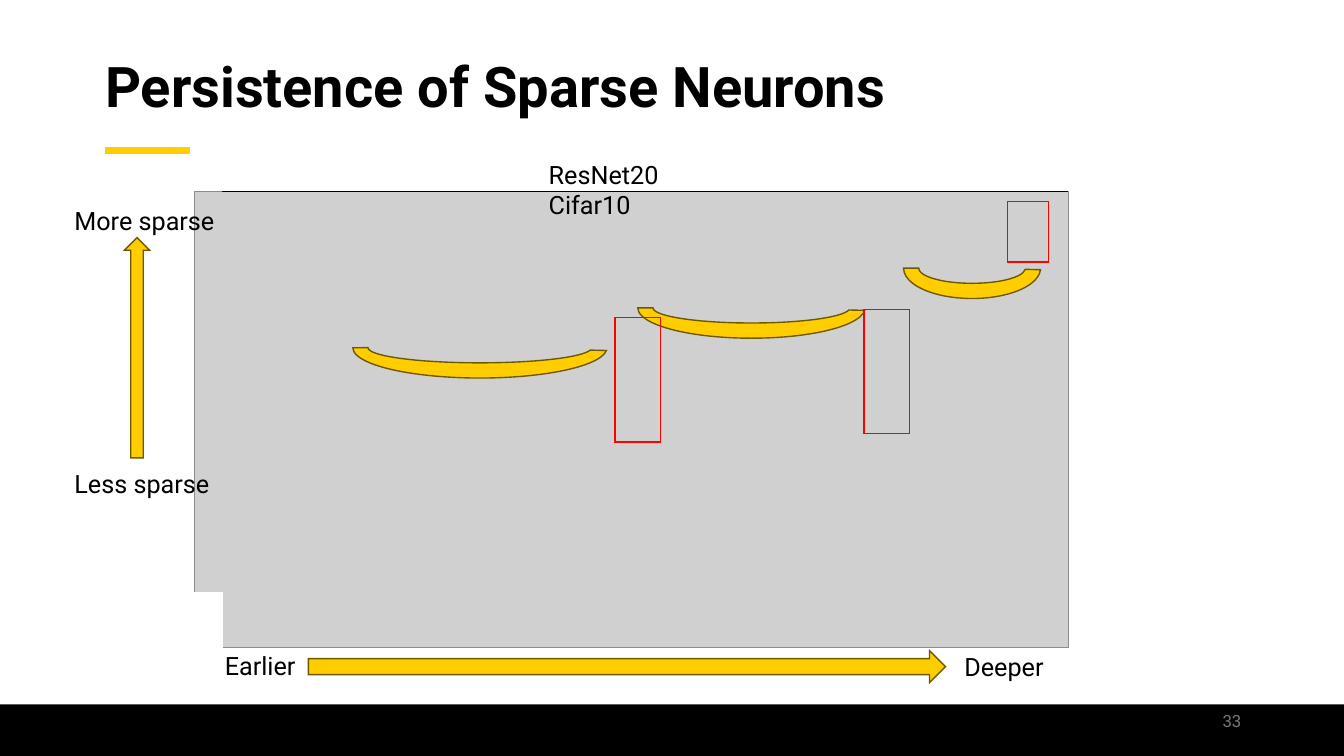
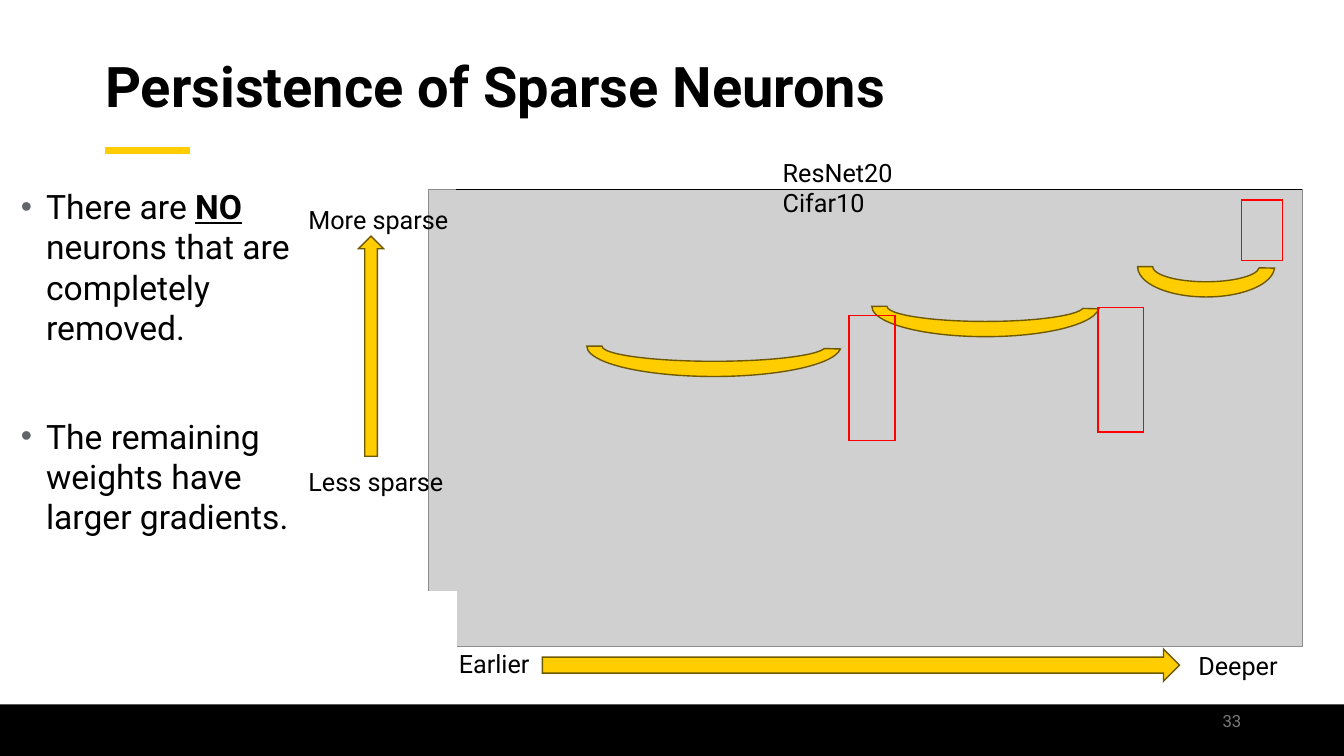
Before and after one commit to jamilgafur/Presentation, a slide deck: slide 33 of Presentation.pptx. Drawn at 1344x756 pixels with LibreOffice and Linux fonts; fonts in the diff are those of the drawing; grey boxes stand for pictures; background and template pictures are left out. Boxes give left, top, right and bottom in pixels: in the first picture for what was removed or moved away, otherwise in the second. Text is boxed around its words. In the diff, an @@ line names an element or a change of style, - is before the commit and + after.

```diff
--- a/Presentation.pptx
+++ b/Presentation.pptx
@@ text added at (x1=46, y1=193, x2=289, y2=536), 24 pt, text #000000 @@
+• There are NO neurons that are completely removed.
+• The remaining weights have larger gradients.
@@ 5 texts, 4 rectangles, 3 arch (boxed as its full ring)s, 1 picture, 1 right arrow, 1 line, 1 up arrow moved together from (x1=74, y1=166, x2=1069, y2=684) to (x1=308, y1=164, x2=1303, y2=682) @@
```
Also in this commit, not shown: 5 other slides changed.
